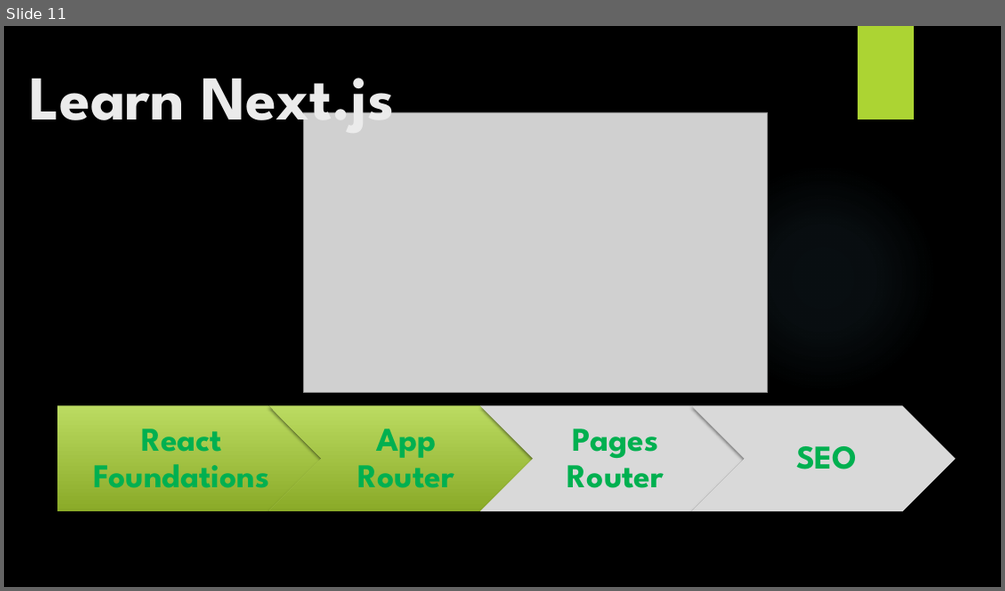
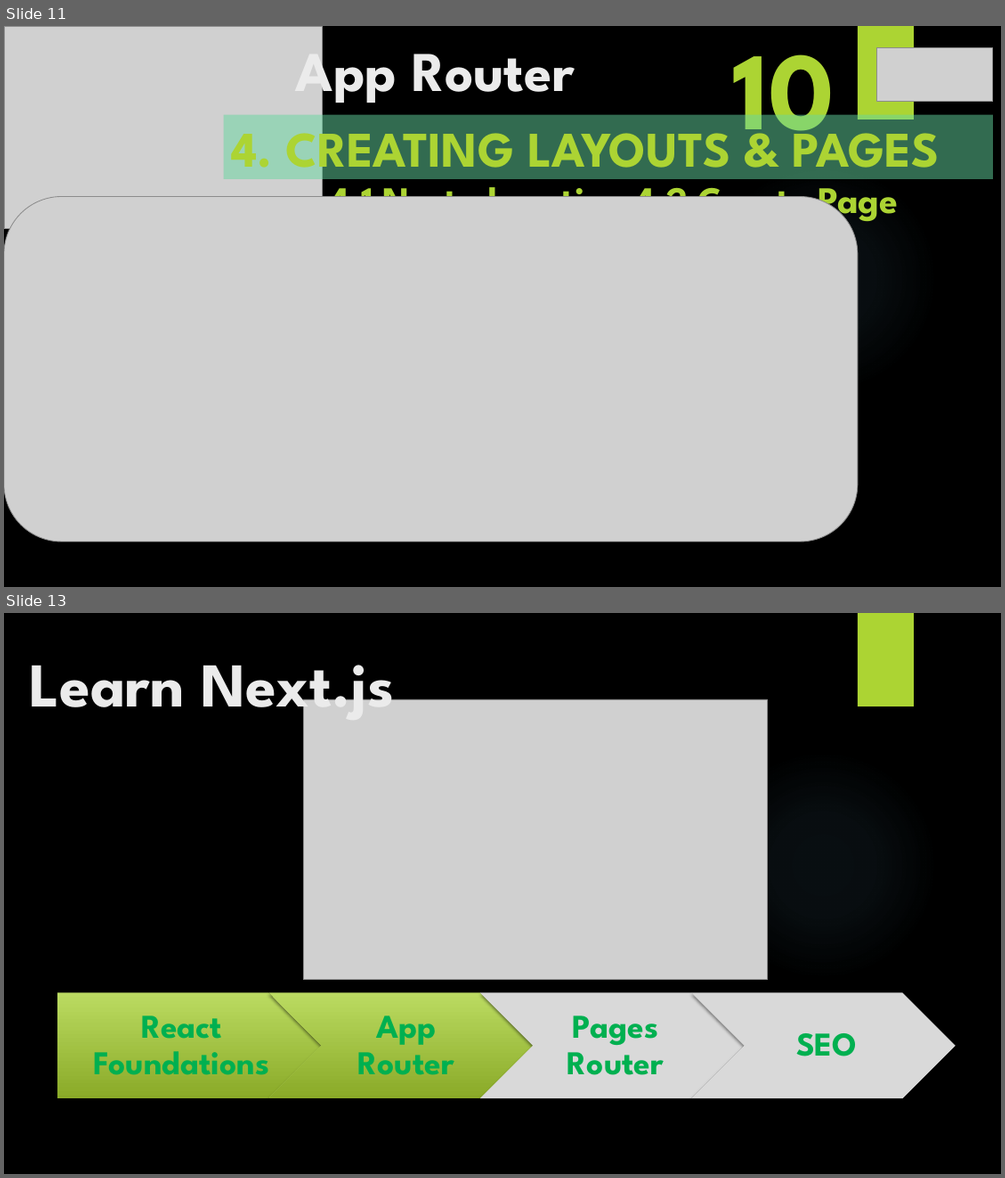
Before and after one commit to yasenstar/learn_javascript, a slide deck: learn_nextjs/2_App_Router/App_Router.pptx. Shown one above the other, each under a label of ours: slide 11 before the commit, slides 11 and 13 after it; the slides between them are not shown. The pictures are 1005x591 and 1005x1178 pixels, drawn with LibreOffice and Linux fonts; fonts in the diff are those of the drawing; grey boxes stand for pictures; background and template pictures are left out. Boxes give left, top, right and bottom in pixels: in the first picture for what was removed or moved away, otherwise in the second. Text is boxed around its words. In the diff, an @@ line names an element or a change of style, - is before the commit and + after.

```diff
--- a/learn_nextjs/2_App_Router/App_Router.pptx
+++ b/learn_nextjs/2_App_Router/App_Router.pptx
@@ slide 11 added at [4,26,1001,587], background picture (left out); not listed: 2 template elements that a slide beside it also shows @@
@@ picture added at [4,26,323,229] @@
@@ title added at [296,35,574,108], 54 pt, text #EBEBEB, bold @@
+App Router
@@ text added at [733,26,834,161], 106.4 pt, text #ACD433, bold @@
+10
@@ picture added at [877,48,993,102] @@
@@ subtitle added at [224,115,994,179], fill #65D6A0 at 50% opacity, 48 pt, text #ACD433, bold @@
+4. CREATING LAYOUTS & PAGES
@@ text added at [330,176,898,225], 36 pt, text #ACD433, bold @@
+4.1 Nested routing 4.2 Create Page
@@ picture added at [4,197,858,541] @@
@@ what was slide 11 is now slide 13 @@
```
Also in this commit, not shown: 2 slides changed, 1 other slide added, 2 other files.
